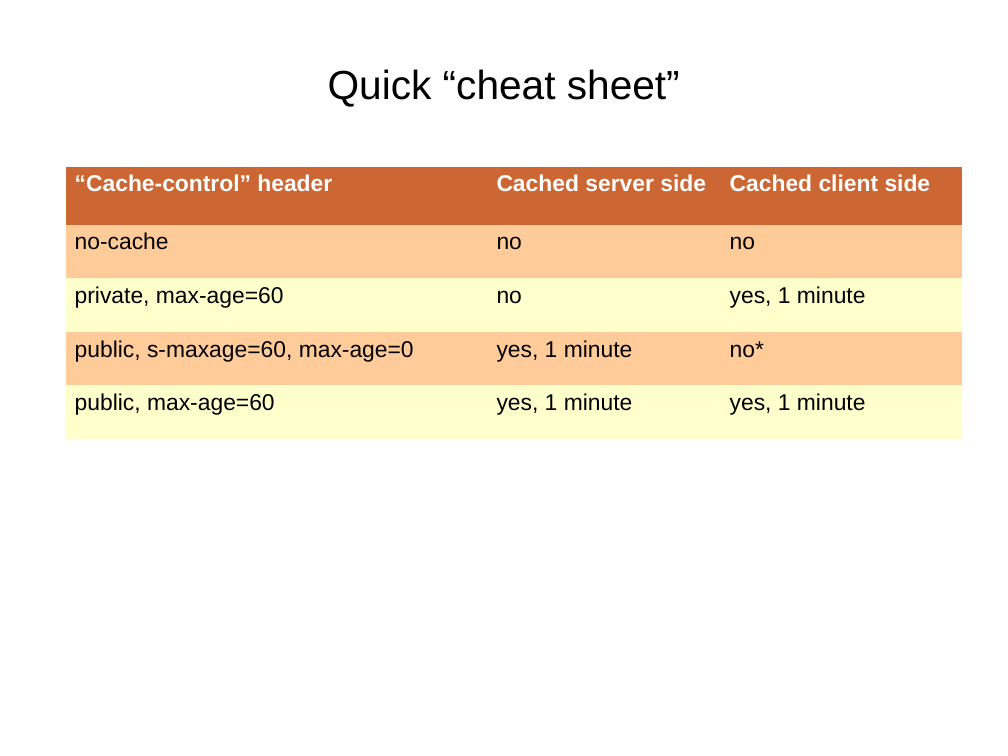
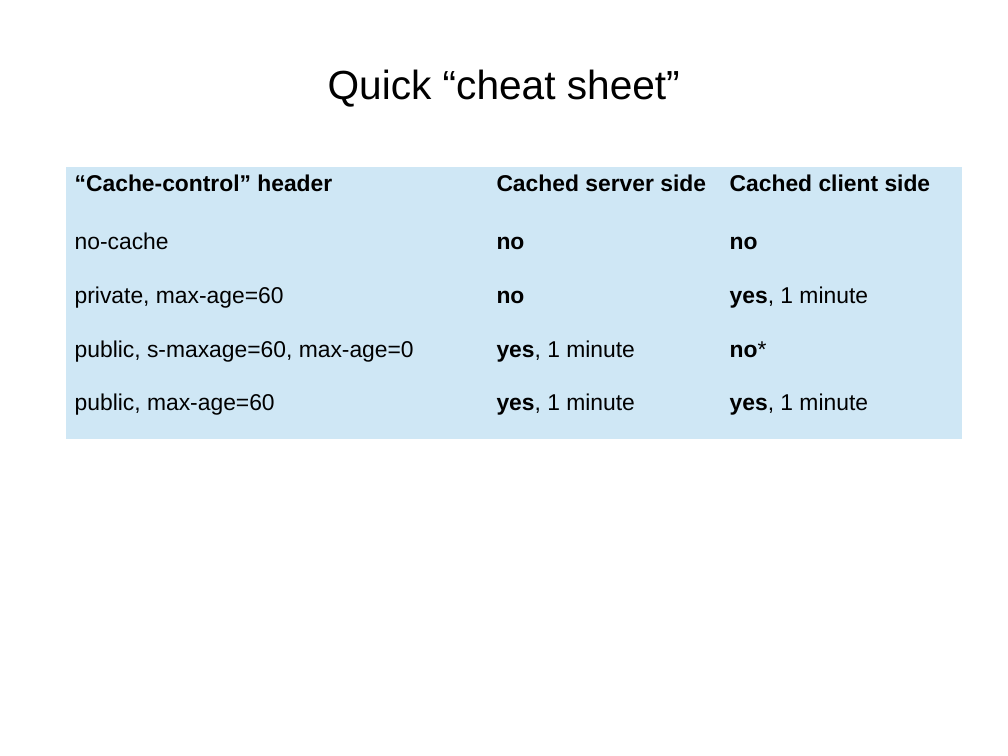
Before and after one commit to tadas-s/rack-cache-rails-demo, a slide deck: slide 6 of gentle-intro-to-client-and-server-side-http-caching.odp (slide 5 before the commit). Drawn at 1008x756 pixels with LibreOffice and Linux fonts; fonts in the diff are those of the drawing. Boxes give left, top, right and bottom in pixels: in the first picture for what was removed or moved away, otherwise in the second. Text is boxed around its words. In the diff, an @@ line names an element or a change of style, - is before the commit and + after.

Commit message:
More presentation tweaks

```diff
--- a/gentle-intro-to-client-and-server-side-http-caching.odp
+++ b/gentle-intro-to-client-and-server-side-http-caching.odp
@@ table at [66,166,962,439] @@
@@ fill #CC6633 to #CFE7F5 in row 1 @@
@@ fill #FFCC99 to #CFE7F5 in 6 cells @@
@@ fill #FFFFCC to #CFE7F5 in 6 cells @@
@@ text colour #FFFFFF to #000000 in "“Cache-control” header", "Cached server side", "Cached client side" @@
@@ bold on in "no", "no", "no", "yes," and 4 more places @@
```
Also in this commit, not shown: 1 other slide changed, 3 slides added, 2 slides removed.
